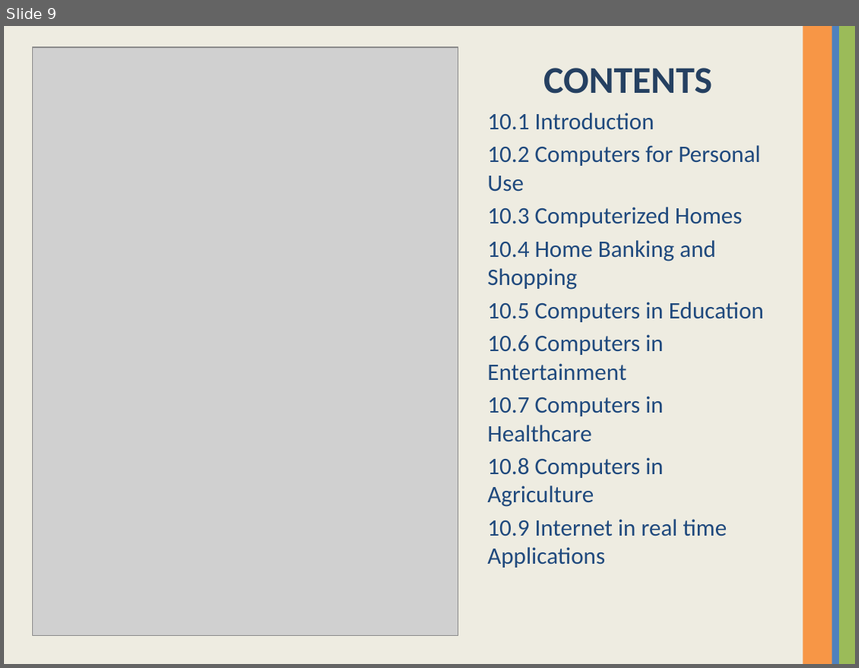
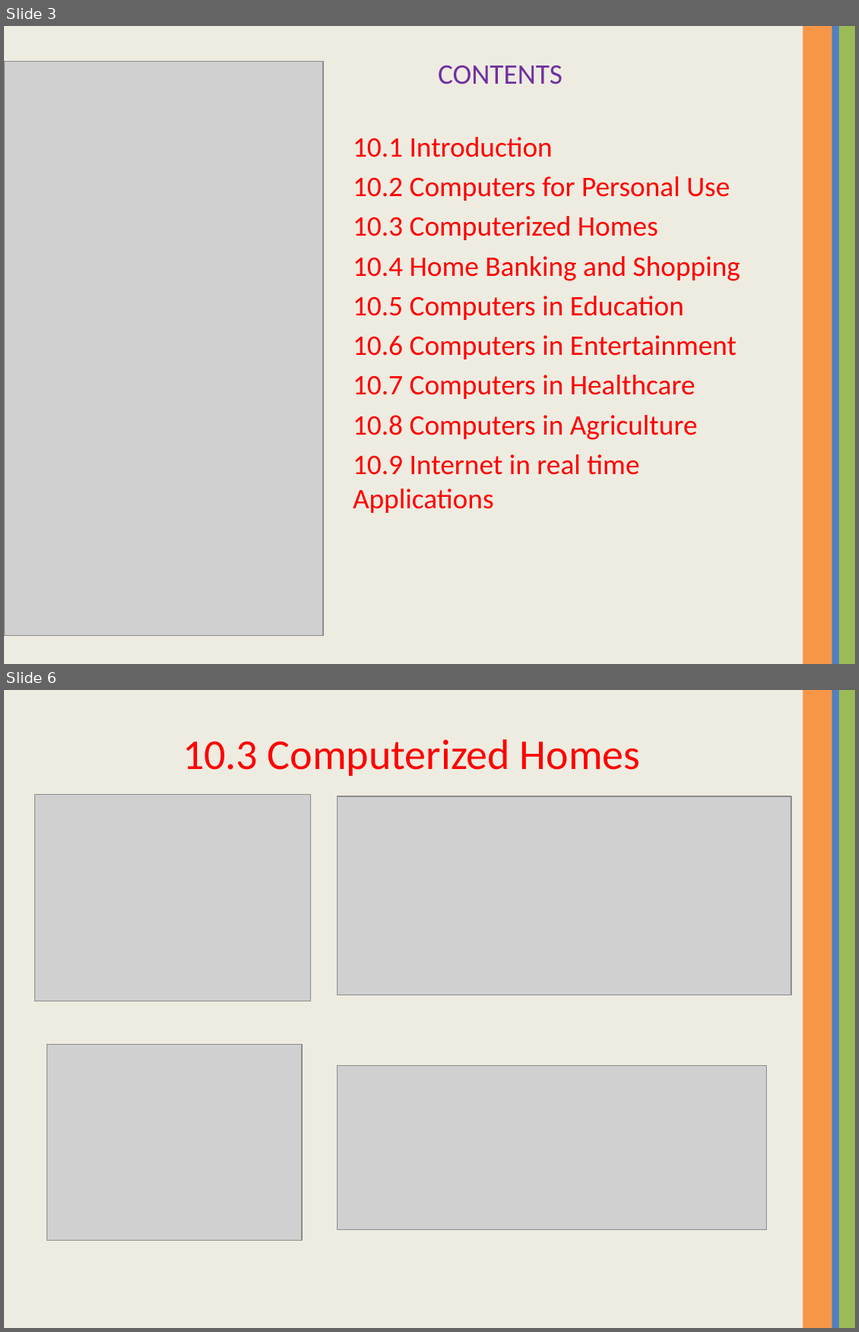
Before and after one commit to Suwetha/Suwetha, a slide deck: COMPUTER.pptx. Shown one above the other, each under a label of ours: slide 9 before the commit, slides 3 and 6 after it; the slides between them are not shown. The pictures are 859x668 and 859x1332 pixels, drawn with LibreOffice and Linux fonts; fonts in the diff are those of the drawing; grey boxes stand for pictures. Boxes give left, top, right and bottom in pixels: in the first picture for what was removed or moved away, otherwise in the second. Text is boxed around its words. In the diff, an @@ line names an element or a change of style, - is before the commit and + after.

```diff
--- a/COMPUTER.pptx
+++ b/COMPUTER.pptx
@@ slide 6 added at [4, 690, 855, 1328], background #EEECE1; not listed: 3 template elements that a slide beside it also shows @@
@@ title added at [183, 739, 641, 776], 36 pt, text #FF0000 @@
+10.3 Computerized Homes
@@ picture added at [34, 795, 310, 1002] @@
@@ picture added at [338, 796, 791, 995] @@
@@ picture added at [47, 1045, 302, 1241] @@
@@ picture added at [338, 1066, 767, 1230] @@
@@ what was slide 9 is now slide 3 @@
@@ slide 3 changed as well @@
@@ text "CONTENTS": place and size @@
-text "CONTENTS" at [487, 68, 764, 568]
+text "CONTENTS" at [353, 66, 740, 513]
@@ text "CONTENTS" at [353, 66, 740, 513]: size 32 to 24 pt, text colour #254061 to #7030A0, bold off in "CONTENTS"; size 20 to 24 pt, text colour #1F497D to #FF0000; alignment centre to left; less space between paragraphs @@
@@ picture added at [4, 62, 323, 636] @@
@@ picture: place and size @@
-picture at [32, 47, 458, 636]
+picture at [11, 62, 323, 636]
```
Also in this commit, not shown: 2 other slides changed, 31 other slides added, 6 slides removed.
